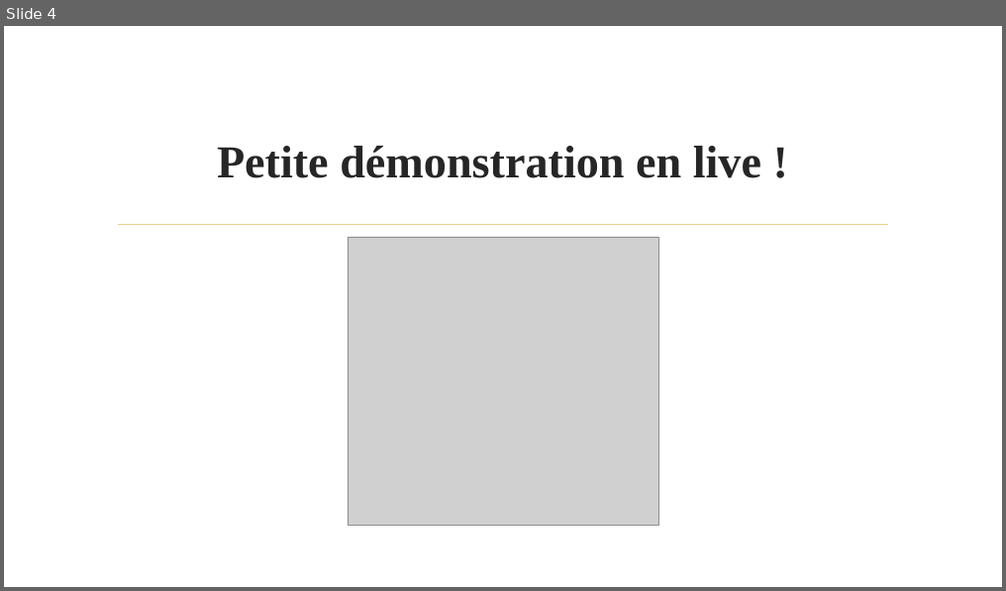
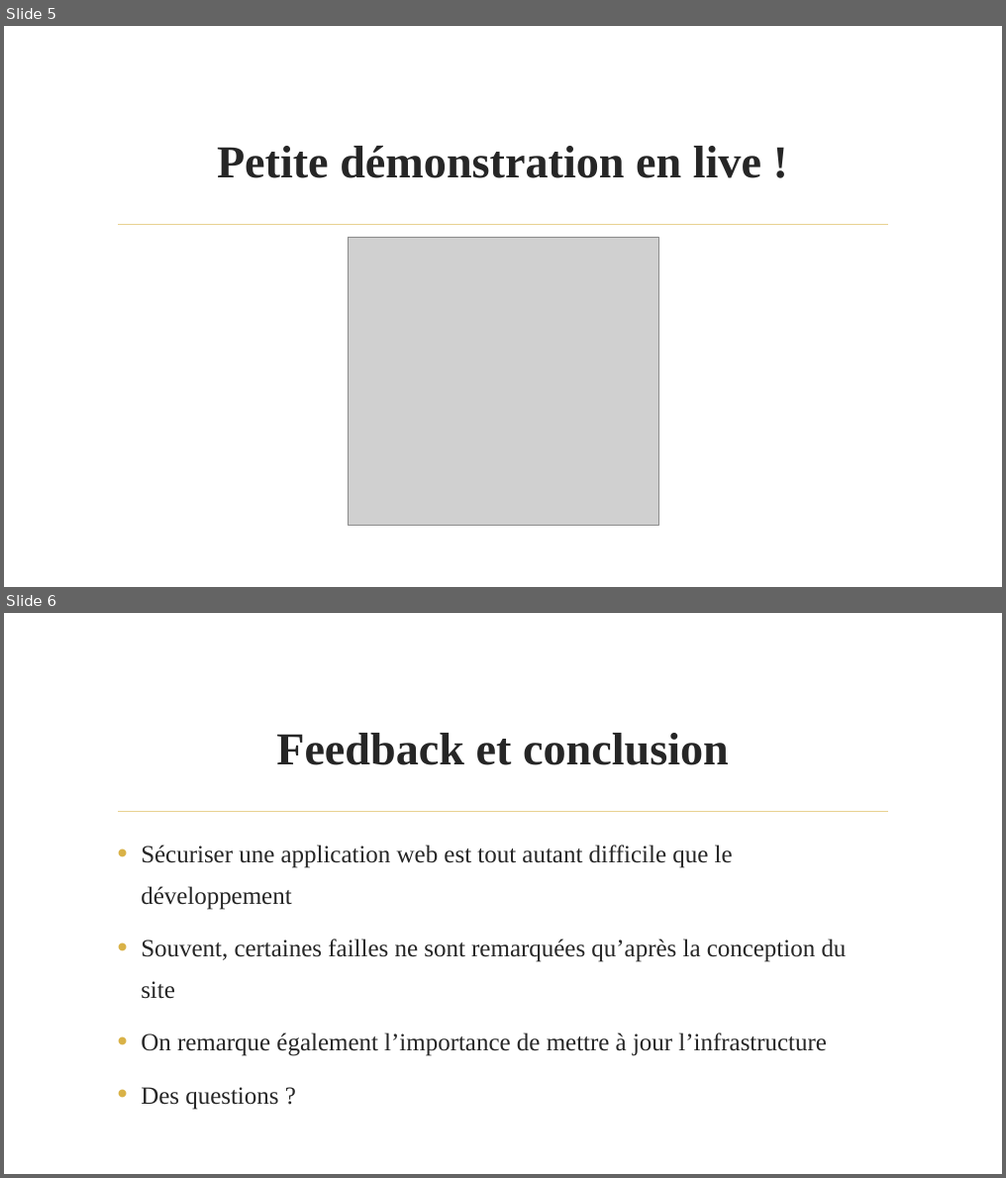
Before and after one commit to Thibaud-Besseau/STI-Labo-01, a slide deck: STI-Projet2.pptx. Shown one above the other, each under a label of ours: slide 4 before the commit, slides 5 and 6 after it. The pictures are 1006x591 and 1006x1178 pixels, drawn with LibreOffice and Linux fonts; fonts in the diff are those of the drawing; grey boxes stand for pictures; background and template pictures are left out. Boxes give left, top, right and bottom in pixels: in the first picture for what was removed or moved away, otherwise in the second. Text is boxed around its words. In the diff, an @@ line names an element or a change of style, - is before the commit and + after.

Commit message:
update slides

```diff
--- a/STI-Projet2.pptx
+++ b/STI-Projet2.pptx
@@ slide 6 added at [4,613,1002,1174], background picture (left out); not listed: 1 template element that a slide beside it also shows @@
@@ title added at [276,733,729,765], 44 pt, text #262626, bold @@
+Feedback et conclusion
@@ text added at [141,845,846,1110], 23.8 pt, text #262626 @@
+• Sécuriser une application web est tout autant difficile que le développement
+• Souvent, certaines failles ne sont remarquées qu’après la conception du site
+• On remarque également l’importance de mettre à jour l’infrastructure
+• Des questions ?
@@ what was slide 4 is now slide 5 @@
```
Also in this commit, not shown: 1 other slide added, 1 slide removed.
